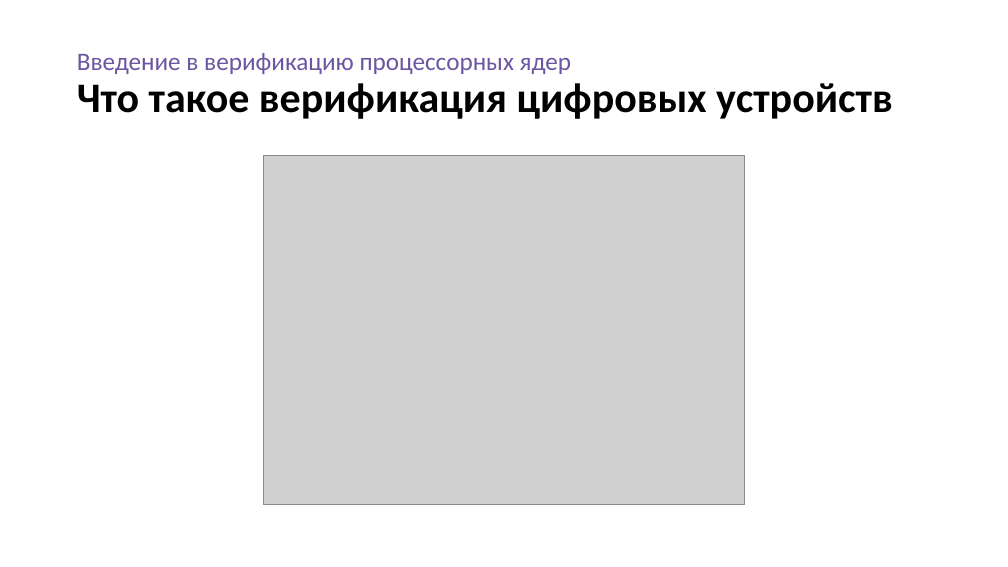
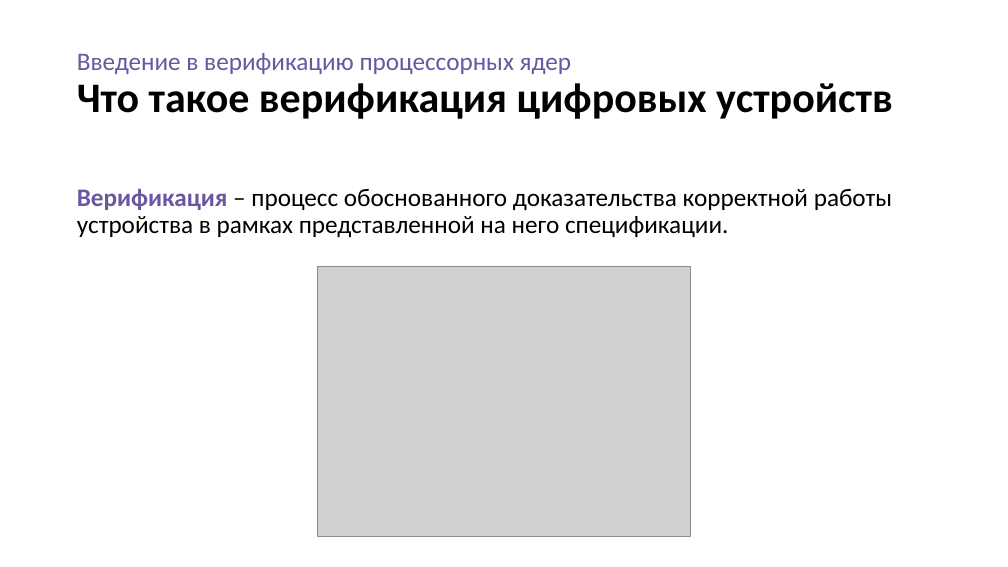
Before and after one commit to serge0699/micro23, a slide deck: slide 3 of present/present.pptx. Drawn at 1008x567 pixels with LibreOffice and Linux fonts; fonts in the diff are those of the drawing; grey boxes stand for pictures. Boxes give left, top, right and bottom in pixels: in the first picture for what was removed or moved away, otherwise in the second. Text is boxed around its words. In the diff, an @@ line names an element or a change of style, - is before the commit and + after.

```diff
--- a/present/present.pptx
+++ b/present/present.pptx
@@ text added at <box>77,189,892,237</box>, 24 pt, text #000000 @@
+Верификация – процесс обоснованного доказательства корректной работы устройства в рамках представленной на него спецификации.
@@ picture: place and size @@
-picture at <box>263,155,744,504</box>
+picture at <box>318,266,690,537</box>
```
Also in this commit, not shown: 4 other slides changed, 10 slides added, 13 other files.
